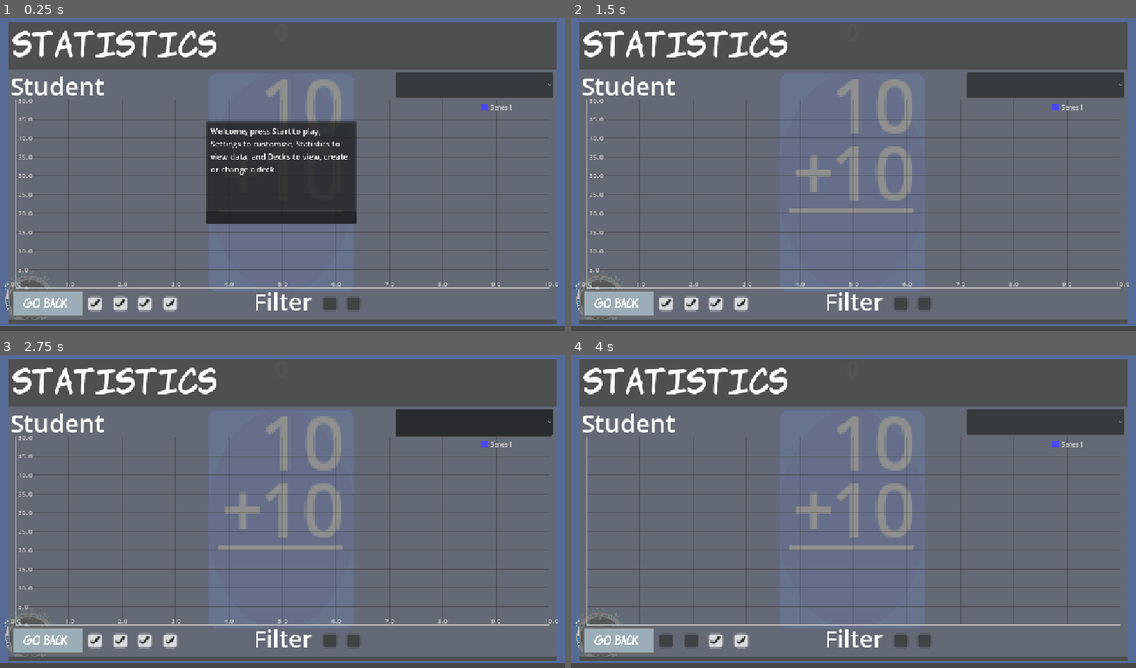
Above: before the commit, frames 1-4 (two rows, left to right).
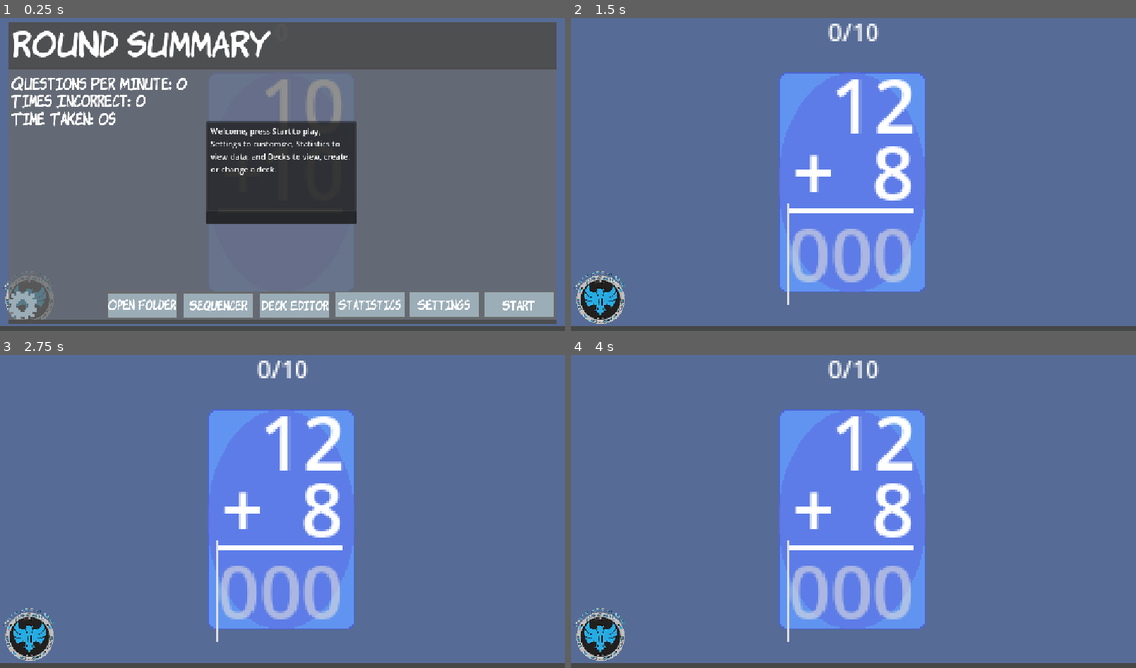
Above: after the commit, the same moments.

Repository: 255-Ping/Flashcards
Game: Godot game, scene res://Scenes/flash_card_main.tscn
Same seed, same stepped clock (60 frames per second), same inputs: the game is played once before the commit and once after it.
Inputs (mouse positions are in pixels of both pictures, inside the frame that each line leads up to):
- Up to frame 1 (0.25 s): no input
- Up to frame 2 (1.5 s): click (853, 218) at 0.5 s; click (1090, 305) at 1.25 s, where only the run after the commit has a clickable "Start"
- Up to frame 3 (2.75 s): click (474, 423) at 2 s, where only the run before the commit has a clickable "Student"
- Up to frame 4 (4 s): click (667, 639) at 2.77 s; click (689, 639) at 3.52 s

The runs differ from the first frame. In frame 1, 16% of the frame differs, in the area x 1-99%, y 4-97%; in frame 2, 93%; in frame 3, 93%; in frame 4, 93%, in the area x 1-99%, y 1-98%.

Commit message:
Added automatic updates

Diff:
--- a/Scenes/flash_card_main.tscn
+++ b/Scenes/flash_card_main.tscn
@@ -200,7 +200,6 @@
 vertical_alignment = 1
 
 [node name="RestartRound" type="Control" parent="." unique_id=48793722]
-visible = false
 z_index = 1000
 anchors_preset = 0
 offset_right = 40.0
@@ -699,6 +698,7 @@
 text = "Seq"
 
 [node name="Statistics" type="Control" parent="." unique_id=1246285845]
+visible = false
 anchors_preset = 0
 offset_right = 40.0
 offset_bottom = 40.0
--- a/Scenes/popup_manager.tscn
+++ b/Scenes/popup_manager.tscn
@@ -1,17 +1,17 @@
-[gd_scene load_steps=2 format=3 uid="uid://me8l05hfhghp"]
+[gd_scene format=3 uid="uid://me8l05hfhghp"]
 
-[ext_resource type="Script" uid="uid://c6p1rrn1kgmpw" path="res://Scripts/Popups/popup_manager.gd" id="1_78s2k"]
+[ext_resource type="Script" uid="uid://bx20op3hnmcjy" path="res://Scripts/Popups/popup_manager.gd" id="1_78s2k"]
 
-[node name="PopupManager" type="CanvasLayer"]
+[node name="PopupManager" type="CanvasLayer" unique_id=335887826]
 script = ExtResource("1_78s2k")
 
-[node name="Control" type="Control" parent="."]
+[node name="Control" type="Control" parent="." unique_id=252669769]
 layout_mode = 3
 anchors_preset = 0
 offset_right = 40.0
 offset_bottom = 40.0
 
-[node name="ColorRect" type="ColorRect" parent="Control"]
+[node name="ColorRect" type="ColorRect" parent="Control" unique_id=2004083574]
 layout_mode = 0
 offset_left = 423.0
 offset_top = 223.0
@@ -19,14 +19,14 @@
 offset_bottom = 401.0
 color = Color(0.10980392, 0.10980392, 0.10980392, 1)
 
-[node name="Panel" type="Panel" parent="Control"]
+[node name="Panel" type="Panel" parent="Control" unique_id=377270924]
 layout_mode = 0
 offset_left = 420.0
 offset_top = 220.0
 offset_right = 727.001
 offset_bottom = 429.0
 
-[node name="Label" type="Label" parent="Control/Panel"]
+[node name="Label" type="Label" parent="Control/Panel" unique_id=434629971]
 layout_mode = 0
 offset_left = 9.0
 offset_top = 8.0
@@ -34,7 +34,7 @@
 offset_bottom = 174.0
 autowrap_mode = 3
 
-[node name="Button" type="Button" parent="Control/Panel"]
+[node name="Button" type="Button" parent="Control/Panel" unique_id=1796164111]
 layout_mode = 0
 offset_top = 184.0
 offset_right = 307.0
--- a/Scripts/DataManagement/update_checker.gd
+++ b/Scripts/DataManagement/update_checker.gd
@@ -5,19 +5,177 @@
 
 var main
 
+var downloader: HTTPRequest
+
 func _ready() -> void:
 	main = get_tree().current_scene
 	current_version = main.version
+
+	downloader = HTTPRequest.new()
+	downloader.max_redirects = 8
+	add_child(downloader)
+	downloader.request_completed.connect(_on_download_completed)
+
 	check_for_update()
 
 func check_for_update() -> void:
+	if OS.has_feature("editor"):
+		PanelLogger.log("Update: Skipping check, running in editor")
+		return
 	request_completed.connect(_on_request_completed)
 	request("https://api.github.com/repos/%s/releases/latest" % REPO)
 
 func _on_request_completed(_result, _code, _headers, body: PackedByteArray) -> void:
 	var json: Variant = JSON.parse_string(body.get_string_from_utf8())
 	if json == null:
+		PanelLogger.log_error("Update: Failed to parse GitHub API response")
 		return
 	var latest: String = json["tag_name"].trim_prefix("v")
+
+	PanelLogger.log("Current version: " + current_version)
+	PanelLogger.log("Latest version: " + latest)
+	PanelLogger.log("Match: " + str(latest == current_version))
+
 	if latest != current_version:
-		print("Update available: ", latest)
+		if OS.has_feature("web"):
+			main.create_popup("Update Available: " + latest + "\nGo to https://github.com/255-Ping/Flashcards/releases")
+		elif OS.has_feature("windows"):
+			_find_and_download(json, ".exe")
+		elif OS.has_feature("linux"):
+			_find_and_download(json, ".x86_64")
+		else:
+			main.create_popup("Update Available: " + latest + "\nGo to https://github.com/255-Ping/Flashcards/releases")
+
+func _find_and_download(json: Variant, extension: String) -> void:
+	var assets = json.get("assets", [])
+	for asset in assets:
+		var download_name: String = asset.get("name", "")
+		if download_name.ends_with(extension):
+			var url: String = asset.get("browser_download_url", "")
+			if url == "":
+				main.create_popup("Could not find download URL.", -1.0, "error")
+				PanelLogger.log_error("Update: Download URL was empty")
+				return
+
+			PanelLogger.log("Starting download from: " + url)
+			main.create_popup("Downloading update, please wait...")
+
+			var save_path: String
+			if OS.has_feature("windows"):
+				save_path = OS.get_executable_path().get_base_dir() + "/flashcards_new.exe"
+			else:
+				save_path = OS.get_executable_path().get_base_dir() + "/flashcards_new"
+
+			PanelLogger.log("Saving to: " + save_path)
+			downloader.download_file = save_path
+			downloader.request(url)
+			return
+
+	main.create_popup("No update file found for your platform.", -1.0, "error")
+	PanelLogger.log_error("Update: No asset found with extension " + extension)
+
+func _on_download_completed(result: int, response_code: int, _headers, _body) -> void:
+	if result != HTTPRequest.RESULT_SUCCESS:
+		main.create_popup("Download failed. (Result: " + str(result) + ")", -1.0, "error")
+		PanelLogger.log_error("Update download failed, result: " + str(result))
+		return
+
+	var save_path: String
+	if OS.has_feature("windows"):
+		save_path = OS.get_executable_path().get_base_dir() + "/flashcards_new.exe"
+	else:
+		save_path = OS.get_executable_path().get_base_dir() + "/flashcards_new"
+
+	var file_size := FileAccess.get_file_as_bytes(save_path).size()
+	PanelLogger.log("Downloaded file size: " + str(file_size) + " bytes")
+	if file_size < 1000000:
+		main.create_popup("Downloaded file looks wrong (too small: " + str(file_size) + " bytes)", -1.0, "error")
+		PanelLogger.log_error("Update: Downloaded file too small, likely a redirect page not a binary")
+		return
+
+	PanelLogger.log("Download complete, size looks good: " + str(file_size) + " bytes")
+
+	if OS.has_feature("windows"):
+		_apply_update_windows()
+	elif OS.has_feature("linux"):
+		_apply_update_linux()
+
+func _apply_update_windows() -> void:
+	var exe_path := OS.get_executable_path().simplify_path()
+	var dir := exe_path.get_base_dir()
+	var new_exe := dir + "/flashcards_new.exe"
+	var bat_path := dir + "/updater.bat"
+
+	PanelLogger.log("exe_path: " + exe_path)
+	PanelLogger.log("new_exe: " + new_exe)
+
+	var bat_content := """@echo off
+timeout /t 2 /nobreak > nul
+move /y "{new}" "{old}"
+start "" "{old}"
+""".format({"new": new_exe, "old": exe_path})
+
+	var file := FileAccess.open(bat_path, FileAccess.WRITE)
+	if file == null:
+		main.create_popup("Could not write updater script.", -1.0, "error")
+		PanelLogger.log_error("Update: Could not write updater.bat")
+		return
+	file.store_string(bat_content)
+	file.close()
+
+	main.create_popup("Update downloaded! Restarting to apply...")
+	PanelLogger.log("Update: Launching updater.bat and closing")
+
+	await get_tree().create_timer(1.5).timeout
+	OS.create_process("cmd", ["/c", bat_path])
+	get_tree().quit()
+
+func _apply_update_linux() -> void:
+	var exe_path := OS.get_executable_path().simplify_path()
+	var dir := exe_path.get_base_dir()
+	var new_exe := dir + "/flashcards_new"
+	var sh_path := dir + "/updater.sh"
+
+	PanelLogger.log("exe_path: " + exe_path)
+	PanelLogger.log("dir: " + dir)
+	PanelLogger.log("new_exe: " + new_exe)
+	PanelLogger.log("sh_path: " + sh_path)
+
+	var sh_content := """#!/bin/bash
+exec > /tmp/flashcards_updater.log 2>&1
+echo "Script started"
+echo "new_exe: {new}"
+echo "old_exe: {old}"
+echo "Waiting for process to die..."
+while pgrep -f "{old}" > /dev/null; do
+    sleep 0.5
+done
+echo "Process gone, attempting mv..."
+mv -f "{new}" "{old}"
+echo "mv exit code: $?"
+chmod +x "{old}"
+echo "chmod done"
+"{old}" &
+echo "Launched new process"
+rm -- "$0"
+""".format({
+		"new": new_exe,
+		"old": exe_path
+	})
+
+	var file := FileAccess.open(sh_path, FileAccess.WRITE)
+	if file == null:
+		main.create_popup("Could not write updater script.", -1.0, "error")
+		PanelLogger.log_error("Update: Could not write updater.sh")
+		return
+	file.store_string(sh_content)
+	file.close()
+
+	OS.execute("chmod", ["+x", sh_path])
+
+	main.create_popup("Update downloaded! Restarting to apply...")
+	PanelLogger.log("Update: Launching updater.sh and closing")
+
+	await get_tree().create_timer(1.5).timeout
+	OS.create_process("bash", [sh_path])
+	get_tree().quit()
--- a/Scripts/flash_cards.gd
+++ b/Scripts/flash_cards.gd
@@ -6,7 +6,7 @@
 extends Control
 
 #Version Variable
-var version: String = "Beta_0.2.1"
+var version: String = "Beta_0.3.0"
 
 #Class Variables
 var rng = RandomNumberGenerator.new()
@@ -143,7 +143,7 @@
 #------------------------------
 
 func _ready() -> void:
-	PanelLogger.log("Flashcards - Godot Project Version Beta")
+	PanelLogger.log("Flashcards - Godot Project Version " + version)
 	PanelLogger.log("Copyright (C) 2026 Mr. Winans")
 	PanelLogger.log("Licensed under GPLv3 - https://www.gnu.org/licenses/gpl-3.0.txt")
 	if OS.has_feature("web"):
@@ -151,7 +151,7 @@
 		PanelLogger.log_warning("Running in HTML5, some features may not work")
 	else:
 		print("Running as native build")
-	print("Flashcards - Godot Project Version Beta")
+	print("Flashcards - Godot Project Version " + version)
 	print("Copyright (C) 2026 Mr. Winans")
 	print("Licensed under GPLv3 - https://www.gnu.org/licenses/gpl-3.0.txt")
 
--- a/Scripts/logger.gd
+++ b/Scripts/logger.gd
@@ -7,8 +7,9 @@
 		await get_tree().process_frame
 	if panel:
 		panel.log_to_command_panel(text)
+		print("Logger: ", text)
 	else:
-		print("Logger:", text)
+		print("Logger: ", text)
 
 func log_error(text: String):
 	if get_tree():
@@ -16,7 +17,7 @@
 	if panel:
 		panel.log_to_command_panel(str("[color=#f50100]Error: ",text,"[/color]"))
 	else:
-		print("Logger:", text)
+		print("Logger: ", text)
 
 func log_warning(text: String):
 	if get_tree():
@@ -24,7 +25,7 @@
 	if panel:
 		panel.log_to_command_panel(str("[color=yellow]Warning: ",text,"[/color]"))
 	else:
-		print("Logger:", text)
+		print("Logger: ", text)
 
 func log_debug(text: String):
 	if get_tree():
@@ -32,4 +33,4 @@
 	if panel:
 		panel.log_to_command_panel(str("[color=magenta]Debug: ",text,"[/color]"))
 	else:
-		print("Logger:", text)
+		print("Logger: ", text)
--- a/project.godot
+++ b/project.godot
@@ -16,7 +16,7 @@
 
 config/name="FlashCards"
 config/description="A focused, configurable flashcard application designed for efficient practice and assessment. It su …(247 unchanged characters)…
-config/version="Beta_0.2.1"
+config/version="0.2.1"
 run/main_scene="uid://4v16l0ldovhh"
 config/use_custom_user_dir=true
 config/custom_user_dir_name="darcard"
@@ -37,11 +37,6 @@
 window/stretch/mode="canvas_items"
 window/stretch/aspect="ignore"
 window/vsync/vsync_mode=0
-
-[editor]
-
-version_control/plugin_name="GitPlugin"
-version_control/autoload_on_startup=true
 
 [global_group]
 
Not shown, changed: export_presets.cfg
Not shown, changed: .gitignore
